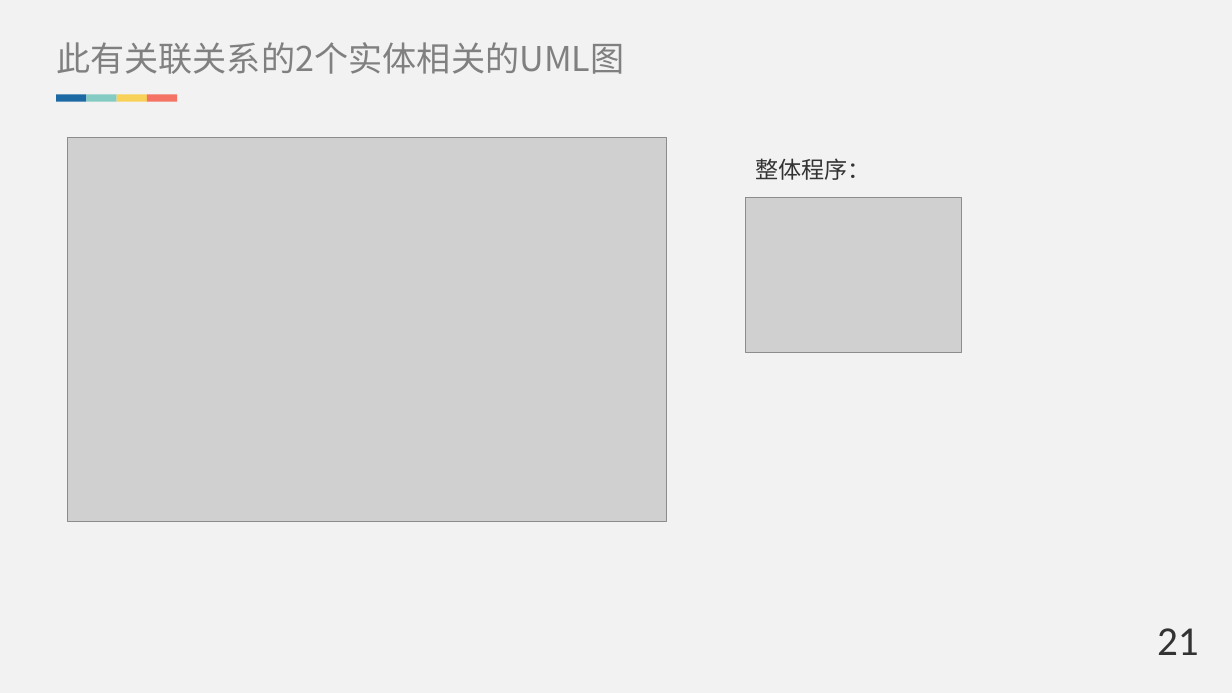
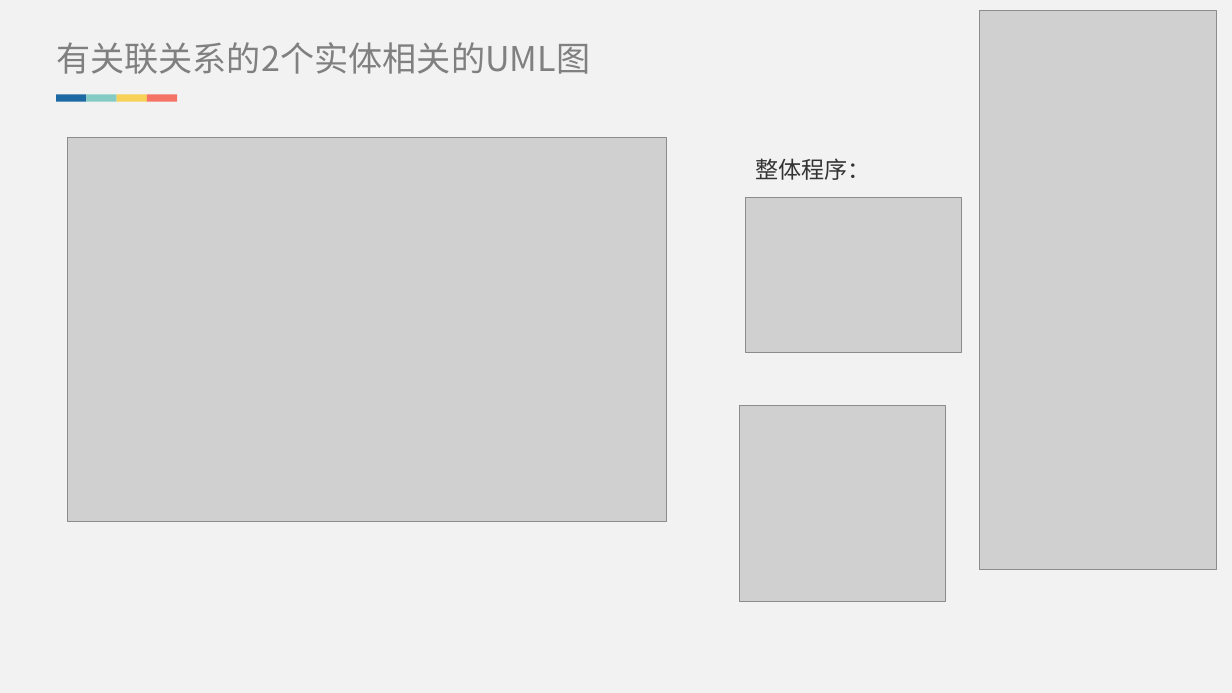
Before and after one commit to Brief-drizzle/database-ks, a slide deck: slide 24 of doc/答辩ppt.pptx (slide 28 before the commit). Drawn at 1232x693 pixels with LibreOffice and Linux fonts; fonts in the diff are those of the drawing; grey boxes stand for pictures. Boxes give left, top, right and bottom in pixels: in the first picture for what was removed or moved away, otherwise in the second. Text is boxed around its words. In the diff, an @@ line names an element or a change of style, - is before the commit and + after.

```diff
--- a/doc/答辩ppt.pptx
+++ b/doc/答辩ppt.pptx
@@ picture added at (980,10,1216,570) @@
@@ text at (56,42,590,74): text changed @@
-此有关联关系的2个实体相关的UML图
+有关联关系的2个实体相关的UML图
@@ picture added at (740,406,946,602) @@
@@ text removed at (1157,628,1199,655) @@
-21
```
Also in this commit, not shown: 22 other slides changed, 5 slides added, 3 other files.
